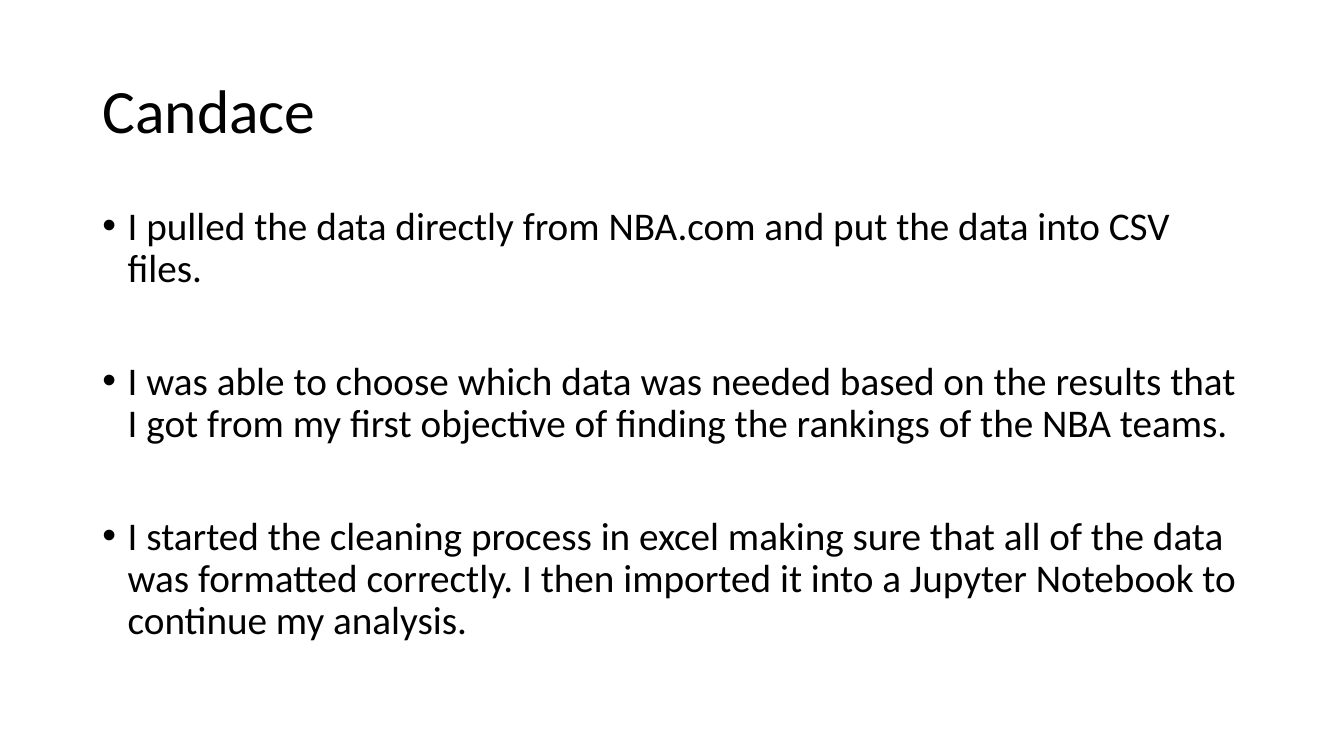
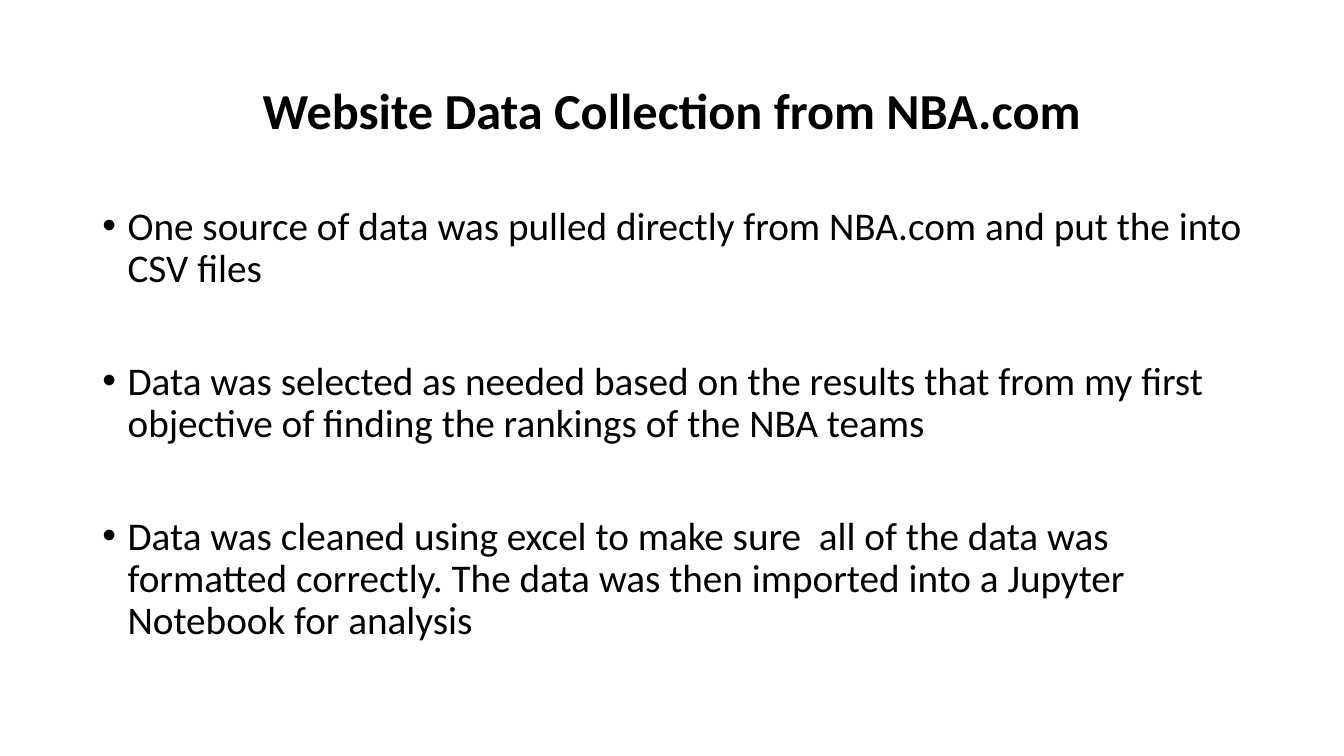
Before and after one commit to CandaceDoesData/Group_Project_1, a slide deck: slide 6 of mm_Group3_Project_1_Presentation.pptx (slide 7 before the commit). Drawn at 1344x756 pixels with LibreOffice and Linux fonts; fonts in the diff are those of the drawing. Boxes give left, top, right and bottom in pixels: in the first picture for what was removed or moved away, otherwise in the second. Text is boxed around its words. In the diff, an @@ line names an element or a change of style, - is before the commit and + after.

```diff
--- a/mm_Group3_Project_1_Presentation.pptx
+++ b/mm_Group3_Project_1_Presentation.pptx
@@ title at box(263, 93, 1080, 130): text changed; size 44 to 36 pt; bold on @@
-Candace
+Website Data Collection from NBA.com
@@ text at box(128, 212, 1242, 641): text changed @@
-• I pulled the data directly from NBA.com and put the data into CSV files.
-• I was able to choose which data was needed based on the results that I got from my first objective of finding the rankings of the NBA teams.
-• I started the cleaning process in excel making sure that all of the data was formatted correctly. I then imported it into a Jupyter Notebook to continue my analysis.
+• One source of data was pulled directly from NBA.com and put the into CSV files
+• Data was selected as needed based on the results that from my first objective of finding the rankings of the NBA teams
+• Data was cleaned using excel to make sure all of the data was formatted correctly. The data was then imported into a Jupyter Notebook for analysis
```
Also in this commit, not shown: 11 other slides changed, 5 slides added, 6 slides removed, 1 other file.
